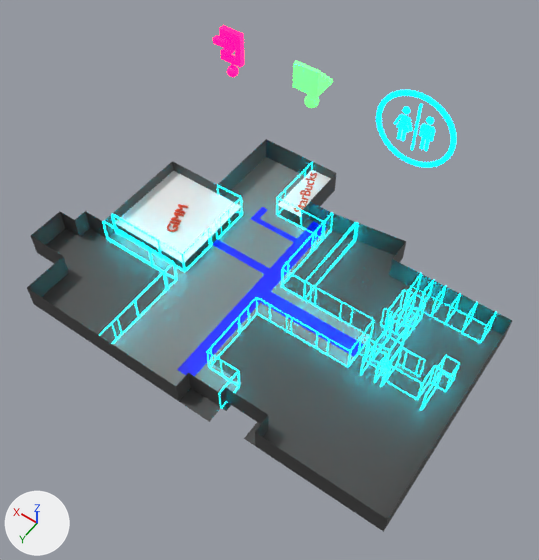
An edit to the Blender file usdz/LIBRARY.blend, drawn before and after from the same camera.
Before and after are seen from a 50 mm camera at (-0.88, 1.52, 2.45) aimed at (0.22, -0.02, 0.03). Arrows for +X, +Y and +Z are at lower left; the lights stay in place.
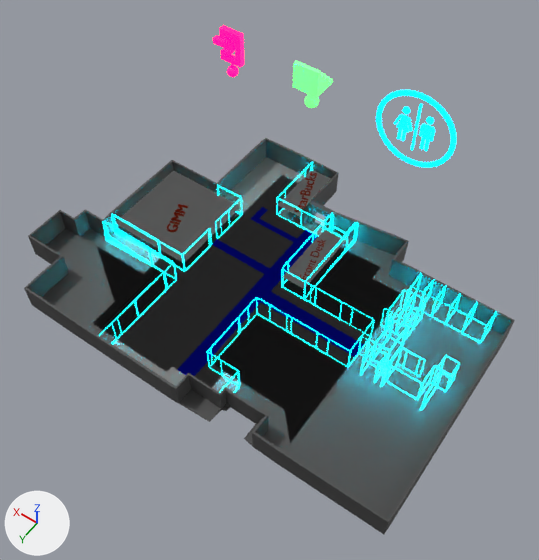
The edits, one by one:
me_cube_002 is used by ob_cube; location (0.0, 0.0, 0.0).
me_cube_002 had 1292 vertices, 1179 faces and spanned x -0.68..1.14, y -0.65..0.61, z -0.01..0.1.
me_cube_002 now has 14966 vertices, 18289 faces and spans x -0.69..1.14, y -0.66..0.62, z -0.02..0.11.
me_cube_002 part 1: 13674 vertices added at x -0.69..1.14, y -0.66..0.62, z -0.02..0.11.
me_cube_002 part 2: 1 face spanning x 0.2..0.27, y -0.43..-0.37, z -0.01 switches from mat_material_005 (blue #0011e7) to mat_material_004 (grey #797979).
me_cube_002 now uses material mat_material_002 (orange #e73a00).
Object 'Text' (ob_text) is deleted.
Object 'Text.001' (ob_text_001) is deleted.

Pixel boxes (x1, y1, x2, y2) of what changed, in the pictures (539 x 560 px):
'Cube', reshaped
    before: (27, 139, 512, 532)
    after: (24, 138, 515, 534)
'Text.001', deleted
    before: (167, 204, 188, 232)
'Text', deleted
    before: (294, 172, 317, 212)
part 1 of me_cube_002, added (black)
    after: (24, 138, 515, 534)
part 2 of me_cube_002, recoloured
    both: (306, 222, 324, 236)
